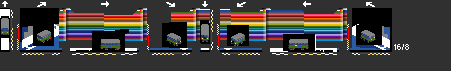
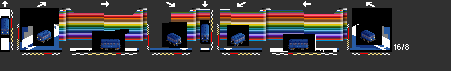
Layers edited between the first and the second 451×71 image:
added layer "öcjlightsr" above "öcjlights" over (2, 32, 375, 44)
hid "ÖCJ" over (1, 18, 375, 50)
